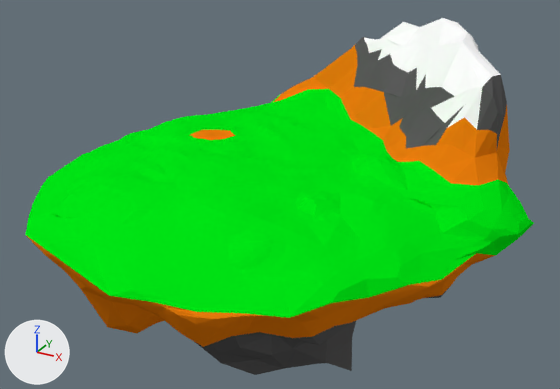
What one commit did to the Blender file Beabest/Assets/scenes/floatingislandcopy.blend.
One viewpoint serves both versions: a 50 mm lens placed at (68.0, -115.1, 63.3), pointed at (5.0, -0.6, 6.0). The lights are fixed; the arrows at lower left show +X, +Y and +Z.
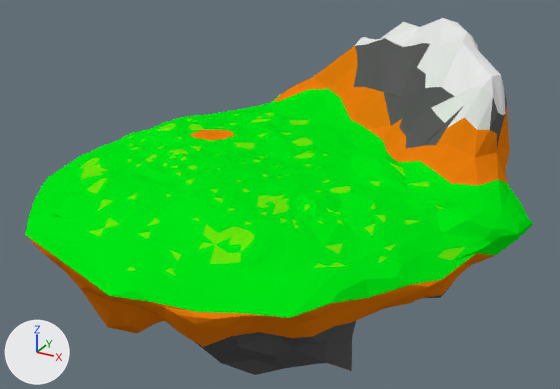
Changed parts and their boxes (x1, y1, x2, y2) in the pictures (560 x 389 px):
part 1 of me_icosphere, recoloured
    both: (80, 113, 466, 276)
part 2 of me_icosphere, recoloured
    both: (355, 37, 367, 46)
part 3 of me_icosphere, recoloured (grey to white)
    both: (477, 75, 506, 130)
part 4 of me_icosphere, recoloured (white to grey)
    both: (367, 38, 430, 90)
part 5 of me_icosphere, recoloured
    both: (364, 18, 501, 129)

The change, as a list of edits to the scene's bpy script:
```text
Add mat_details:
    mat_details = diffuse_material('details')
    mat_details.base_color = (0.133, 0.8, 0.00452)  # green #66e70e
Add mat_snow:
    mat_snow = diffuse_material('snow')
    mat_snow.base_color = (0.8, 0.8, 0.8)  # white #e7e7e7
Change me_icosphere:
    where me_icosphere.from_pydata(...)  # 3193 vertices, 5629 faces; spans x -40.4..44.8, y -43.9..43.8, z -34.8..27.7
    used by ob_icosphere; location = (4.1, -1.5, 6.3)
    me_icosphere part 1: 286 of the faces centred in x -39.8..36.4, y -39.5..25.9, z 1.7..9.6 switch from mat_material_001 (green #00e715) to mat_details (green #66e70e)
    me_icosphere part 2: 10 of the faces centred in x -1.2..0.6, y 37.9..40.3, z 20.2..21.2 switch from mat_material_003 (dark grey #5a5a5a) to mat_snow (white #e7e7e7)
    me_icosphere part 3: 8 of the faces centred in x 29.8..35.4, y 12.6..25.1, z 17.6..22.2 switch from mat_material_003 (dark grey #5a5a5a) to mat_snow (white #e7e7e7)
    me_icosphere part 4: 23 of the faces centred in x 1.2..27.6, y 23.7..40.2, z 18.3..22.1 switch from mat_material_005 (white #ffffff) to mat_material_003 (dark grey #5a5a5a)
    me_icosphere part 5: 57 of the faces centred in x 1.5..32.2, y 11.8..41.1, z 17.5..27.2 switch from mat_material_005 (white #ffffff) to mat_snow (white #e7e7e7)
```
